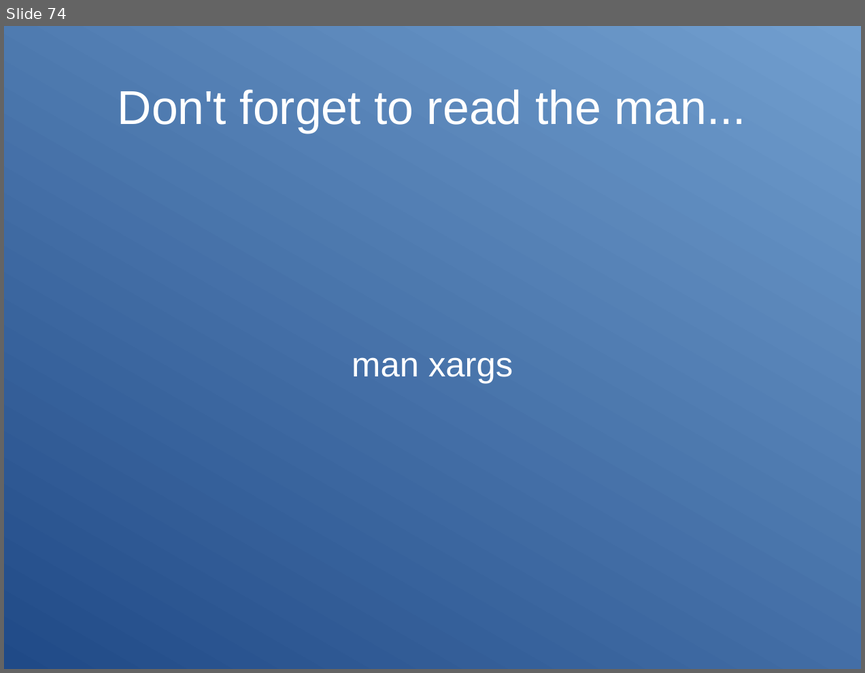
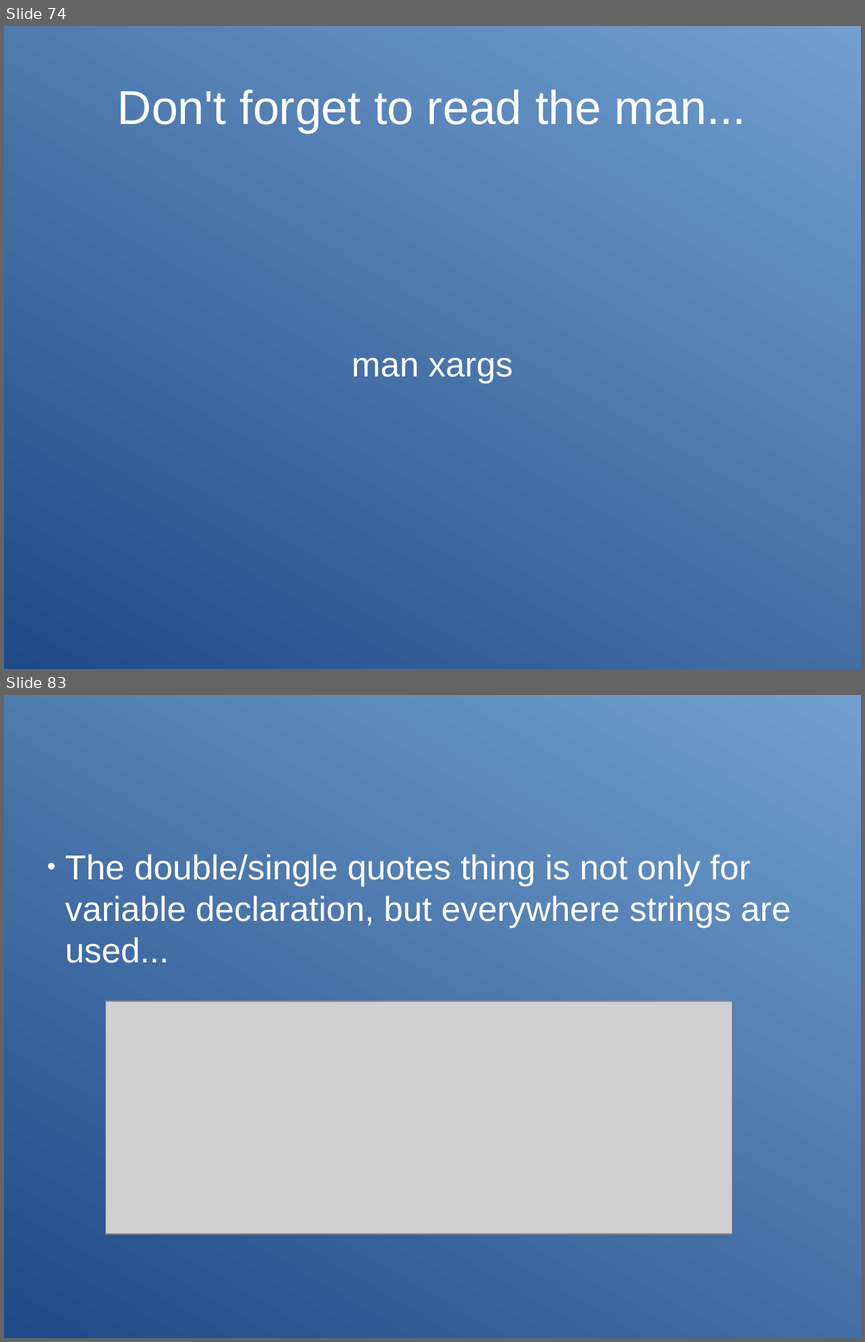
Before and after one commit to Clibre/An-introduction-to-bash, a slide deck: presentation.odp. Shown one above the other, each under a label of ours: slide 74 before the commit, slides 74 and 83 after it; the slides between them are not shown. The pictures are 865x673 and 865x1342 pixels, drawn with LibreOffice and Linux fonts; fonts in the diff are those of the drawing; grey boxes stand for pictures. Boxes give left, top, right and bottom in pixels: in the first picture for what was removed or moved away, otherwise in the second. Text is boxed around its words. In the diff, an @@ line names an element or a change of style, - is before the commit and + after.

Commit message:
debut sur le bash scripting: 3 premiere parties des variables

```diff
--- a/presentation.odp
+++ b/presentation.odp
@@ slide 83 added at (x1=4, y1=695, x2=861, y2=1338), background gradient #204A87 to #729FCF @@
@@ subtitle added at (x1=65, y1=854, x2=790, y2=963), 32 pt, text #FFFFFF @@
+● The double/single quotes thing is not only for variable declaration, but everywhere strings are used...
@@ picture added at (x1=106, y1=1001, x2=732, y2=1234) @@
```
Also in this commit, not shown: 8 other slides added, 7 other files.
